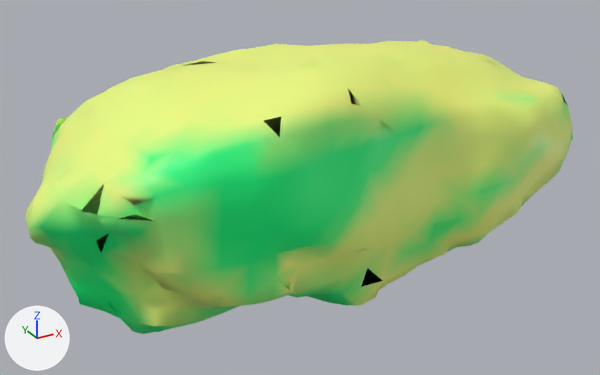
One commit to the glTF model godot/world/rocks/scan_03_lo.glb: the scene before it, then after it.
Before and after are seen from a camera (50 mm lens) standing at (-1.259, -2.117, 0.944) and looking at (-0.097, -0.005, -0.113). The axes (+X, +Y, +Z) are drawn at lower left. The lights are the same throughout. The older version comes first.
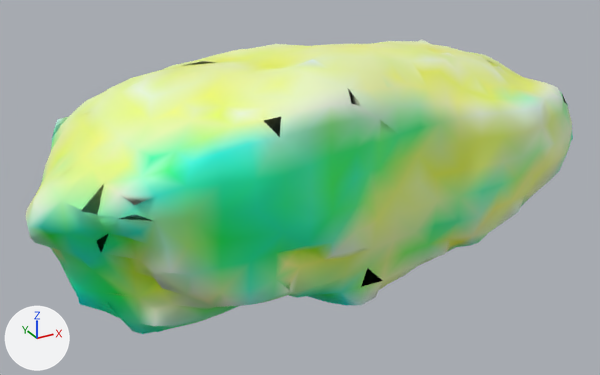
Changed parts and their boxes (x1, y1, x2, y2) in the pictures (600 x 375 px):
part 1 of me_mesh_0, recoloured: (26, 85, 573, 334) in both
part 2 of me_mesh_0, recoloured (yellow to green): (26, 39, 572, 306) in both
part 3 of me_mesh_0, recoloured: (36, 44, 555, 304) in both

The change, as a list of edits to the scene's bpy script:
```text
Change me_mesh_0:
    where me_mesh_0.from_pydata(...)  # 1085 vertices, 2254 faces; spans x -0.96..0.96, y -0.53..0.52, z -0.39..0.39
    used by ob_mesh_0; location = (0.0, 0.0, 0.0)
    me_mesh_0 part 1: 1042 faces centred in x -0.95..0.96, y -0.53..0.48, z -0.37..0.31 are repainted in the vertex colours; the middle colour goes from green #9fff80 to green #9fffaa
    me_mesh_0 part 2: 758 faces centred in x -0.93..0.9, y -0.47..0.52, z -0.35..0.38 are repainted in the vertex colours; the middle colour goes from yellow #efff80 to green #efffb3
    me_mesh_0 part 3: 454 faces centred in x -0.9..0.86, y -0.47..0.47, z -0.33..0.36 are repainted in the vertex colours; the middle colour goes from yellow #f0ff7f to yellow #f0ff82
```
